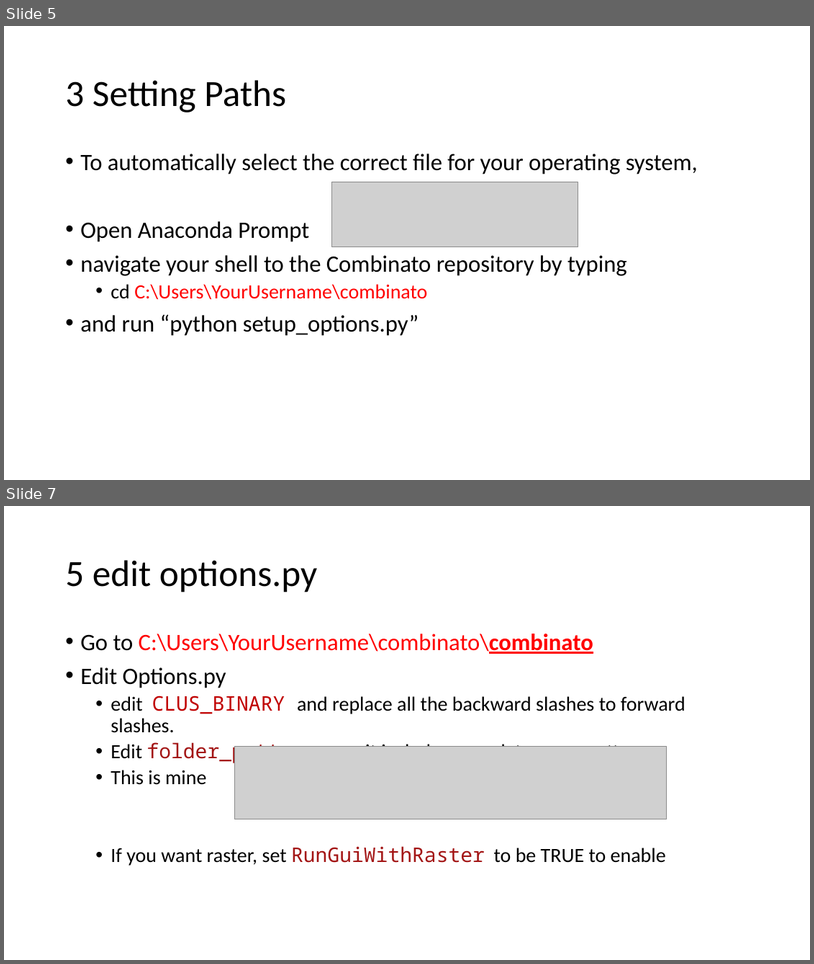
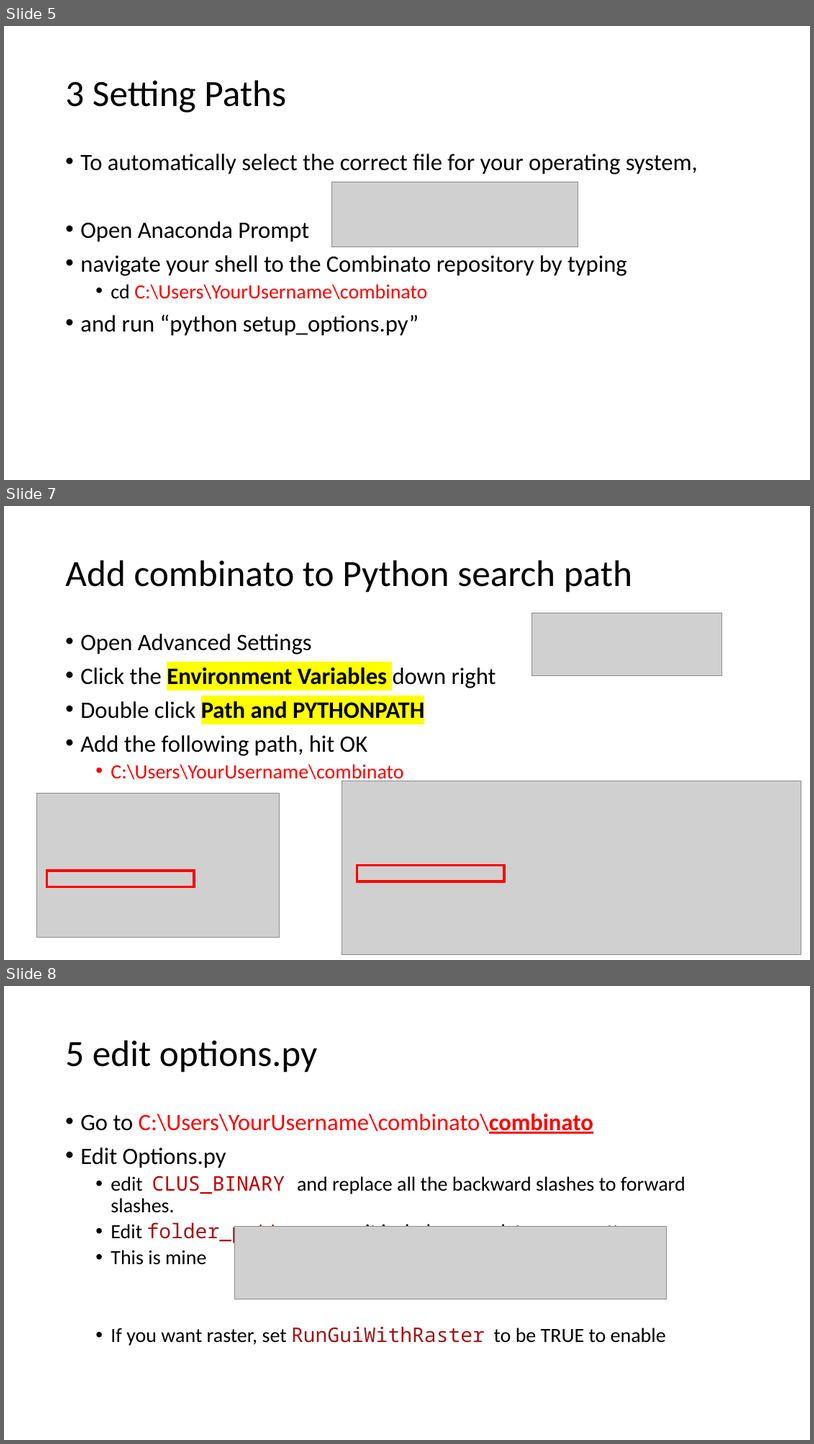
Before and after one commit to liangmingli/combinato-blackrock, a slide deck: Win10_install_combinato.pptx. Shown one above the other, each under a label of ours: slides 5 and 7 before the commit, slides 5, 7 and 8 after it; the slides between them are not shown. The pictures are 814x964 and 814x1444 pixels, drawn with LibreOffice and Linux fonts; fonts in the diff are those of the drawing; grey boxes stand for pictures. Boxes give left, top, right and bottom in pixels: in the first picture for what was removed or moved away, otherwise in the second. Text is boxed around its words. In the diff, an @@ line names an element or a change of style, - is before the commit and + after.

```diff
--- a/Win10_install_combinato.pptx
+++ b/Win10_install_combinato.pptx
@@ slide 7 added at (4, 506, 810, 960), background #FFFFFF @@
@@ title added at (65, 560, 633, 592), 44 pt, text #000000 @@
+Add combinato to Python search path
@@ picture added at (532, 613, 723, 675) @@
@@ text added at (80, 633, 496, 782), 28 pt, text #000000 @@
+• Open Advanced Settings
+• Click the Environment Variables down right
+• Double click Path and PYTHONPATH
+• Add the following path, hit OK
+  • C:\Users\YourUsername\combinato
@@ picture added at (342, 780, 802, 955) @@
@@ picture added at (36, 793, 279, 937) @@
@@ rectangle added at (47, 870, 194, 886), outline #FF0000 3 pt @@
@@ rectangle added at (358, 865, 504, 882), outline #FF0000 3 pt @@
@@ what was slide 7 is now slide 8 @@
```
Also in this commit, not shown: 2 slides changed, 1 other file.
